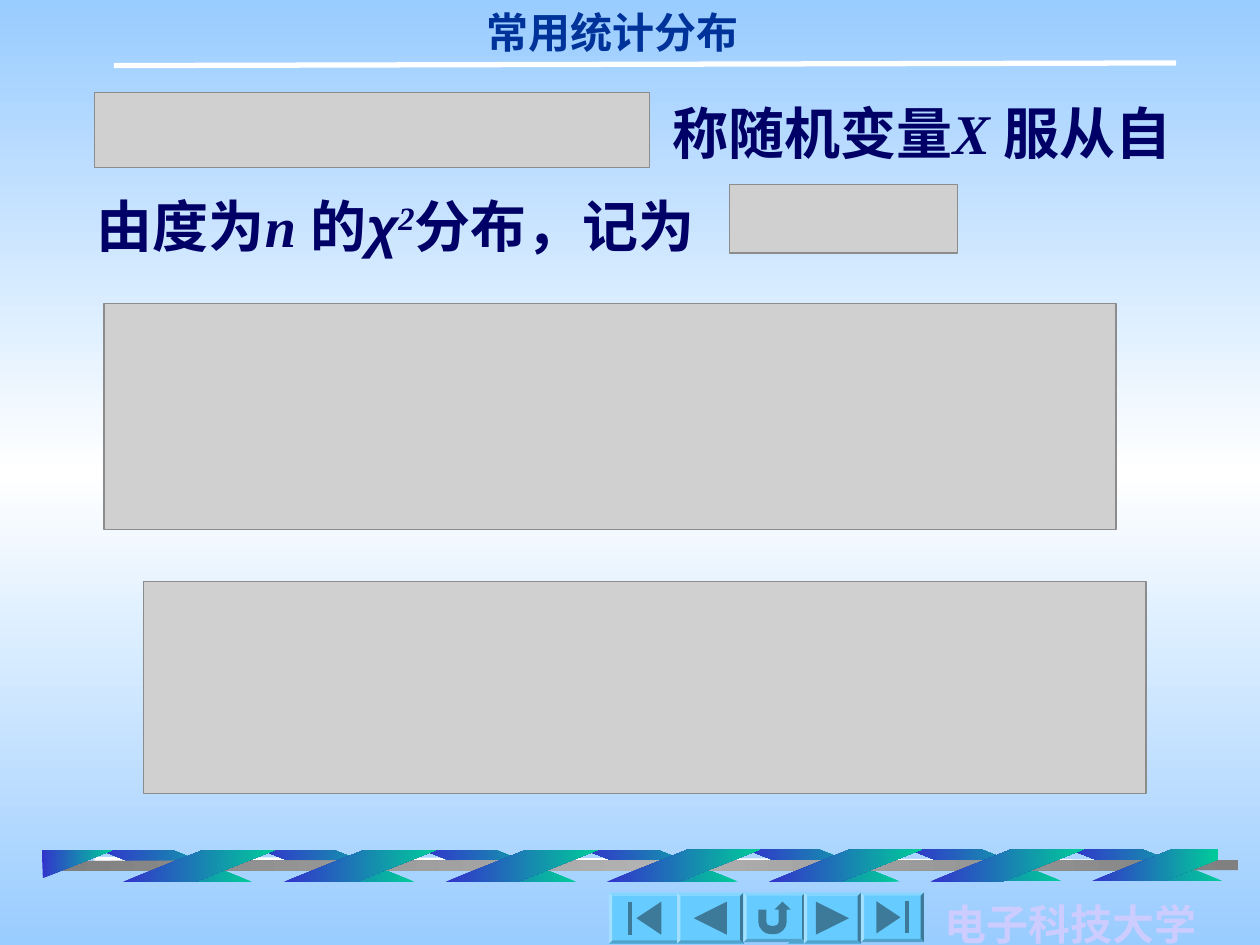
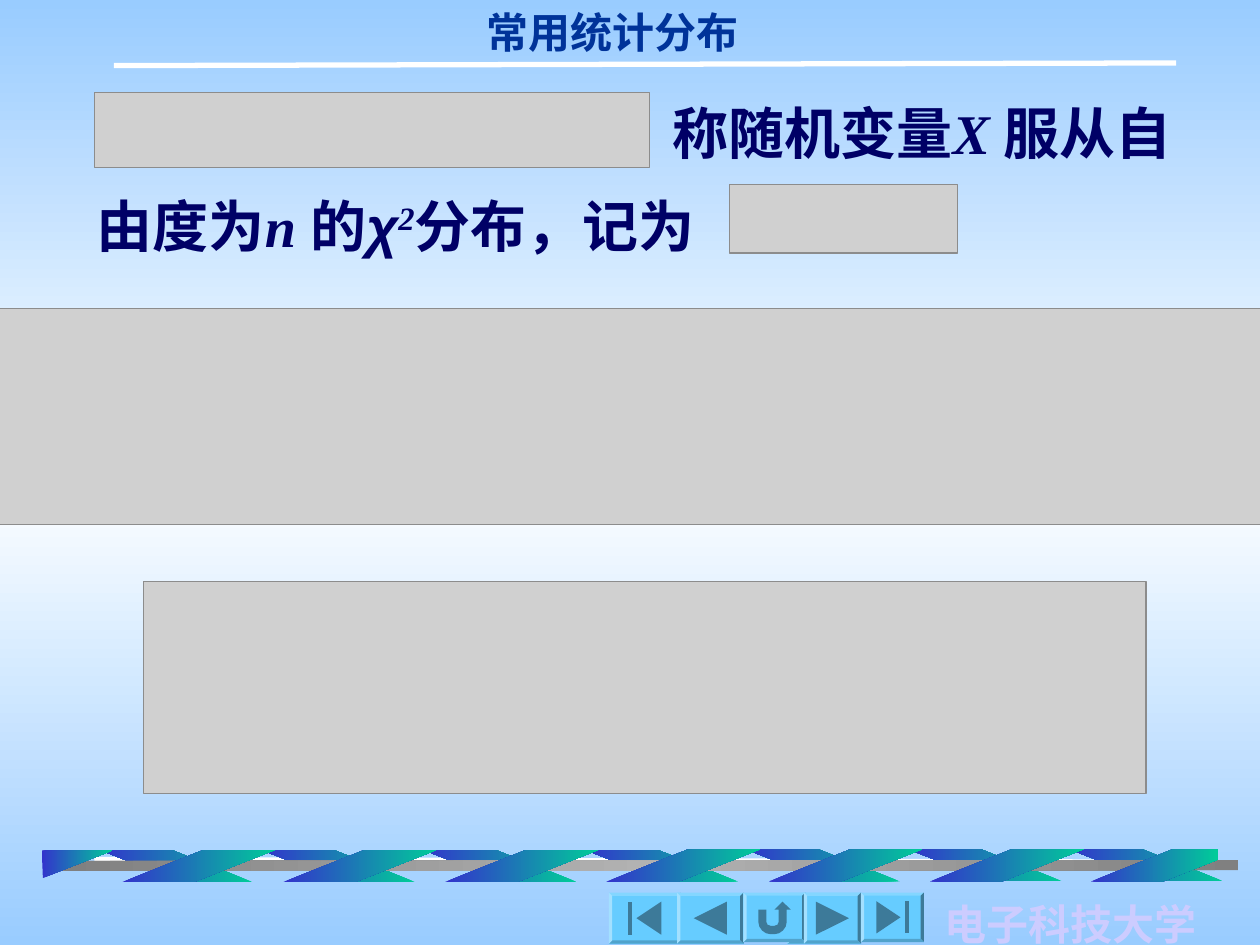
Before and after one commit to RNCHEN/rebuild-2022, a slide deck: slide 4 of possibilities/概率论/Chapter 6/C6_2.PPT. Drawn at 1260x945 pixels with LibreOffice and Linux fonts; fonts in the diff are those of the drawing; grey boxes stand for pictures. Boxes give left, top, right and bottom in pixels: in the first picture for what was removed or moved away, otherwise in the second. Text is boxed around its words. In the diff, an @@ line names an element or a change of style, - is before the commit and + after.

```diff
--- a/possibilities/概率论/Chapter 6/C6_2.PPT
+++ b/possibilities/概率论/Chapter 6/C6_2.PPT
@@ picture resized from (x1=105, y1=304, x2=1116, y2=529) to (x1=0, y1=309, x2=1260, y2=524) @@
@@ proportions changed in 13 elements at (x1=283, y1=850, x2=437, y2=883), (x1=930, y1=849, x2=1084, y2=882), (x1=769, y1=849, x2=922, y2=882), (x1=606, y1=849, x2=760, y2=882), (x1=122, y1=850, x2=276, y2=883), (x1=585, y1=849, x2=738, y2=881), (x1=908, y1=849, x2=1062, y2=881), (x1=746, y1=849, x2=900, y2=881), (x1=445, y1=850, x2=599, y2=882), (x1=1070, y1=849, x2=1223, y2=881), (x1=101, y1=850, x2=253, y2=882), (x1=423, y1=849, x2=577, y2=881), (x1=262, y1=850, x2=416, y2=882) @@
```
Also in this commit, not shown: 40 other slides changed, 8 other files.
